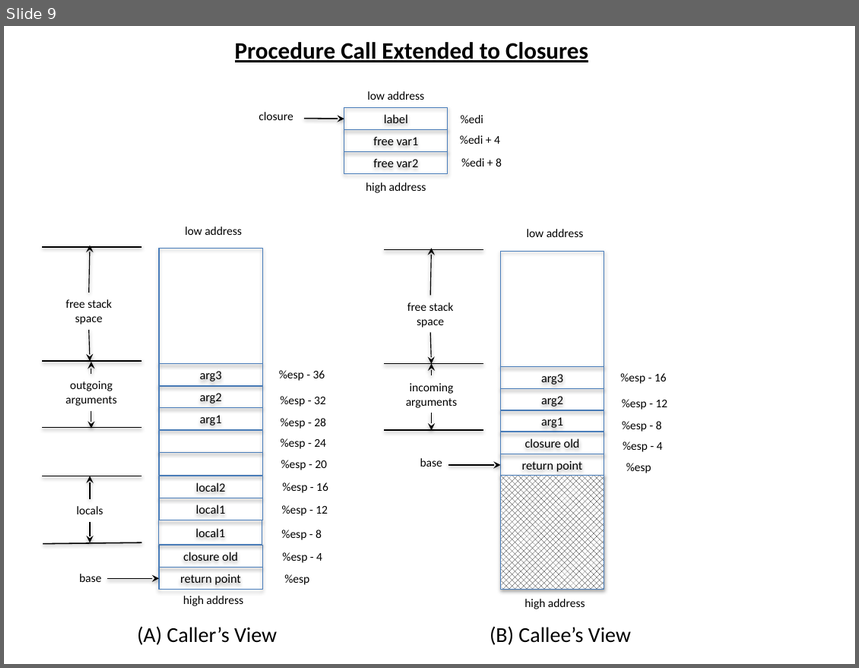
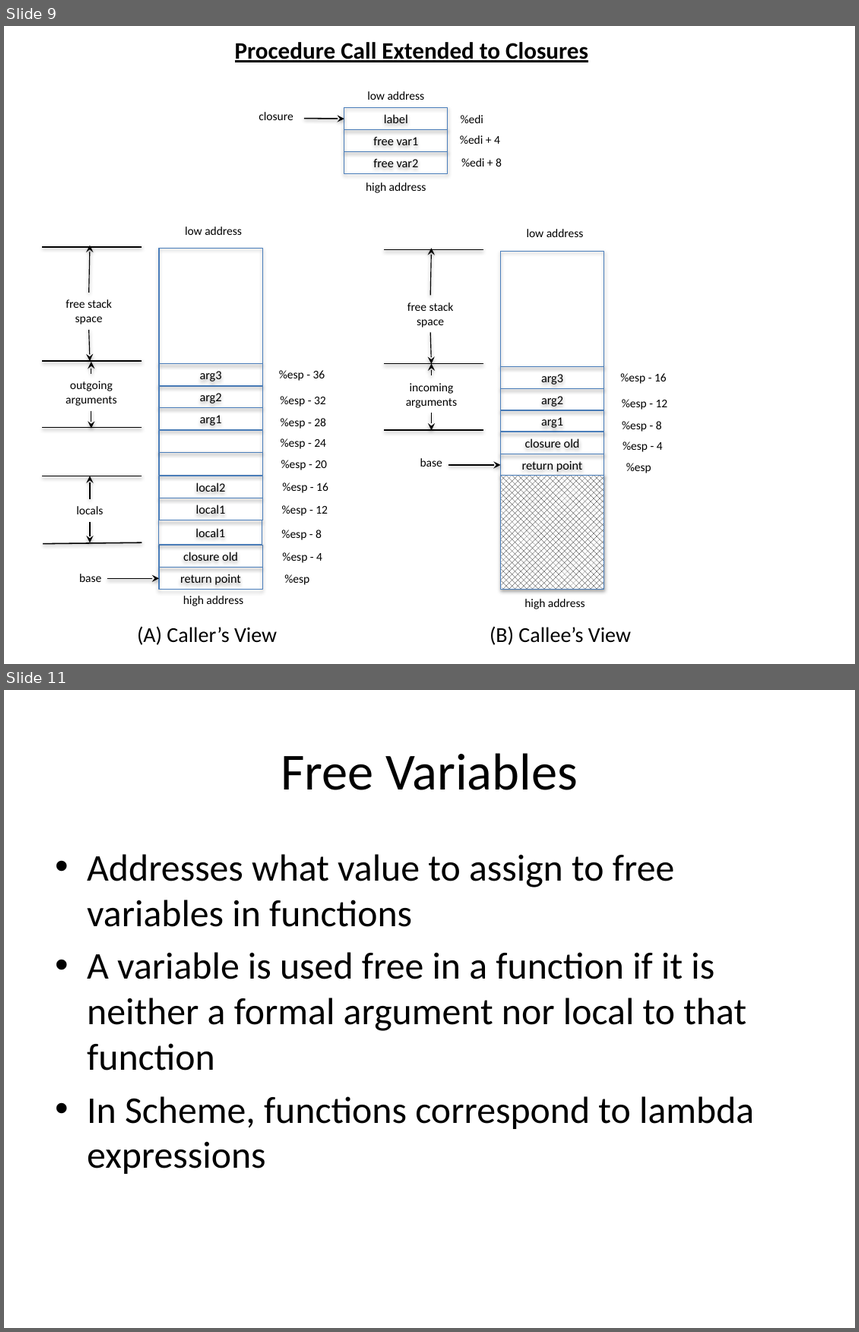
Before and after one commit to markcornwell/pilar, a slide deck: doc/Pilar.pptx. Shown one above the other, each under a label of ours: slide 9 before the commit, slides 9 and 11 after it; the slides between them are not shown. The pictures are 859x668 and 859x1332 pixels, drawn with LibreOffice and Linux fonts; fonts in the diff are those of the drawing. Boxes give left, top, right and bottom in pixels: in the first picture for what was removed or moved away, otherwise in the second. Text is boxed around its words. In the diff, an @@ line names an element or a change of style, - is before the commit and + after.

```diff
--- a/doc/Pilar.pptx
+++ b/doc/Pilar.pptx
@@ slide 11 added at [4,690,855,1328], background #FFFFFF @@
@@ title added at [281,753,577,790], 44 pt, text #000000 @@
+Free Variables
@@ text added at [87,854,754,1174], 32 pt, text #000000 @@
+• Addresses what value to assign to free variables in functions
+• A variable is used free in a function if it is neither a formal argument nor local to that function
+• In Scheme, functions correspond to lambda expressions
```
Also in this commit, not shown: 4 slides changed, 2 other slides added, 1 slide removed, 7 other files.
